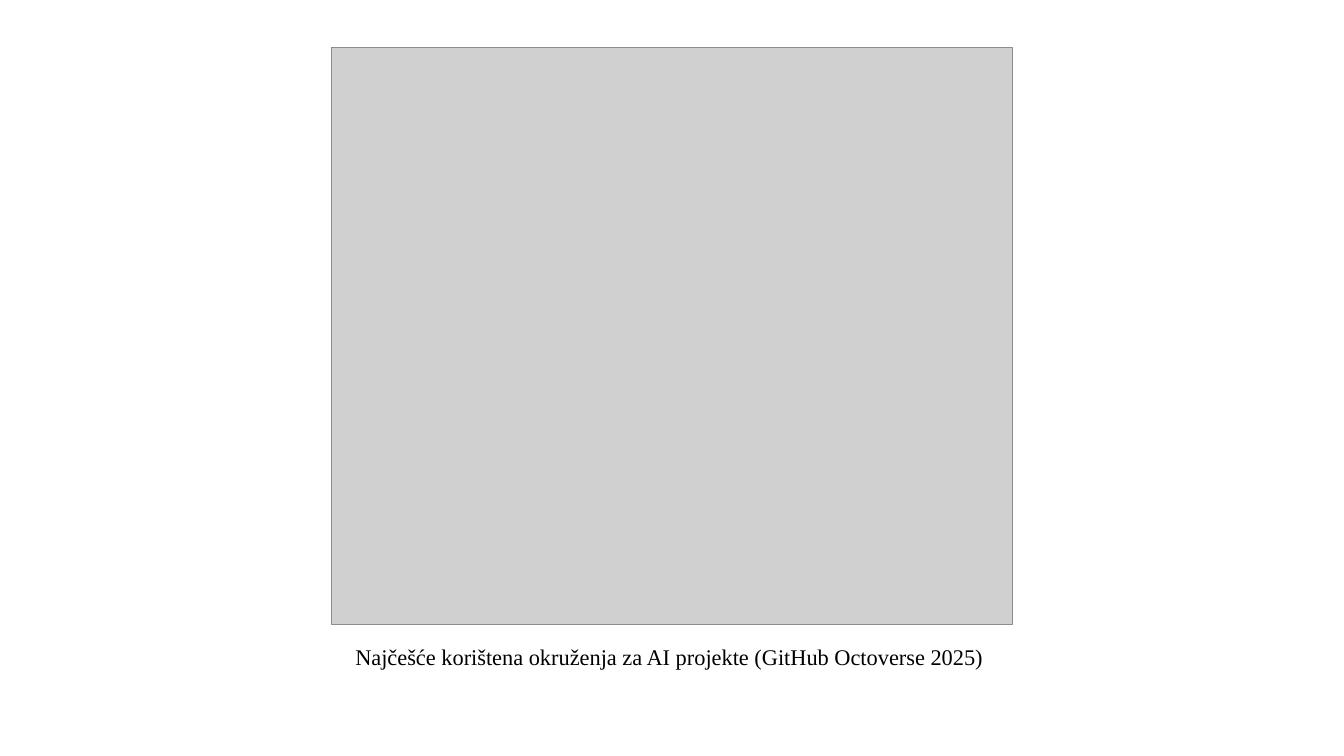
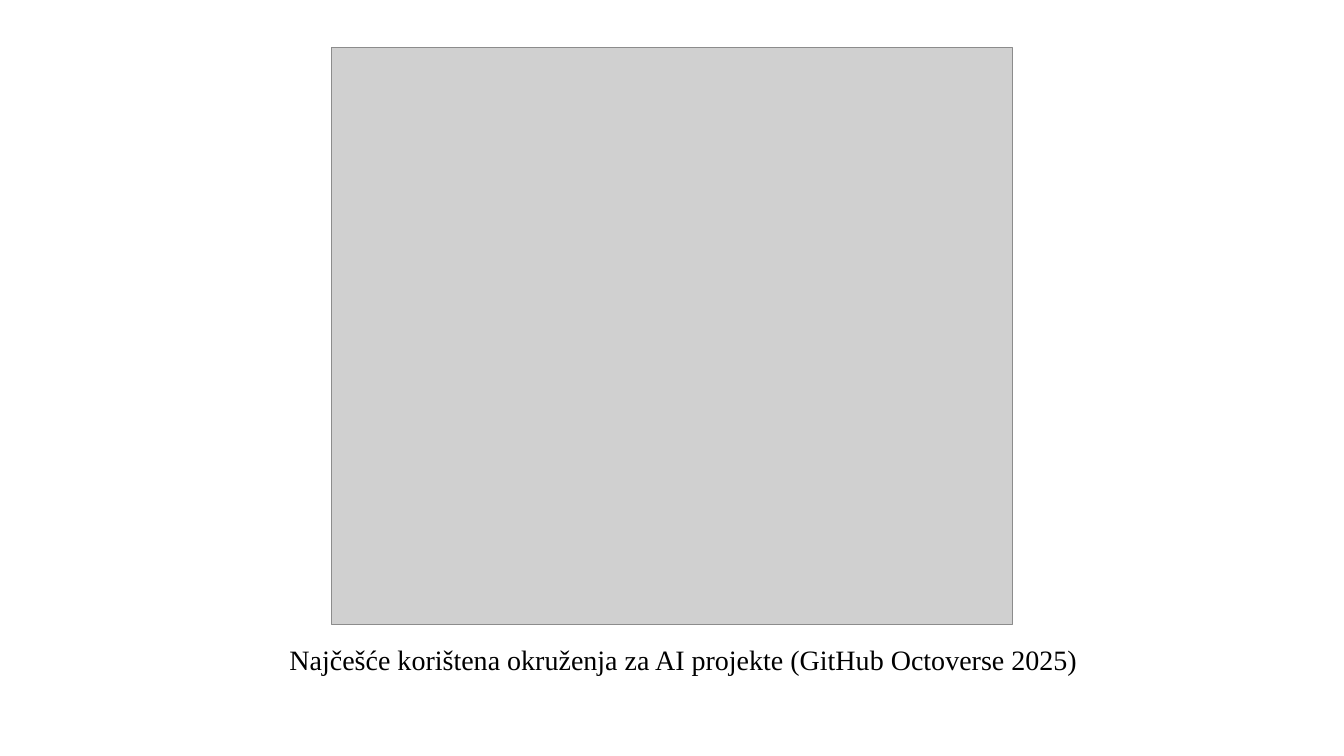
Before and after one commit to omarkurtovic/ml-dotnet-vs-python, a slide deck: slide 3 of Presentation/omar_kurtovic_diplomski_prezentacija.pptx. Drawn at 1344x756 pixels with LibreOffice and Linux fonts; fonts in the diff are those of the drawing; grey boxes stand for pictures. Boxes give left, top, right and bottom in pixels: in the first picture for what was removed or moved away, otherwise in the second. Text is boxed around its words. In the diff, an @@ line names an element or a change of style, - is before the commit and + after.

```diff
--- a/Presentation/omar_kurtovic_diplomski_prezentacija.pptx
+++ b/Presentation/omar_kurtovic_diplomski_prezentacija.pptx
@@ text "Najčešće korištena okruženja za AI ...": place and size @@
-text "Najčešće korištena okruženja za AI ..." at <box>355,649,983,670</box>
+text "Najčešće korištena okruženja za AI ..." at <box>289,650,1076,676</box>
@@ text "Najčešće korištena okruženja za AI ..." at <box>289,650,1076,676</box>: size 16 to 20 pt @@
```
Also in this commit, not shown: 7 other slides changed, 7 slides added, 5 other files.
